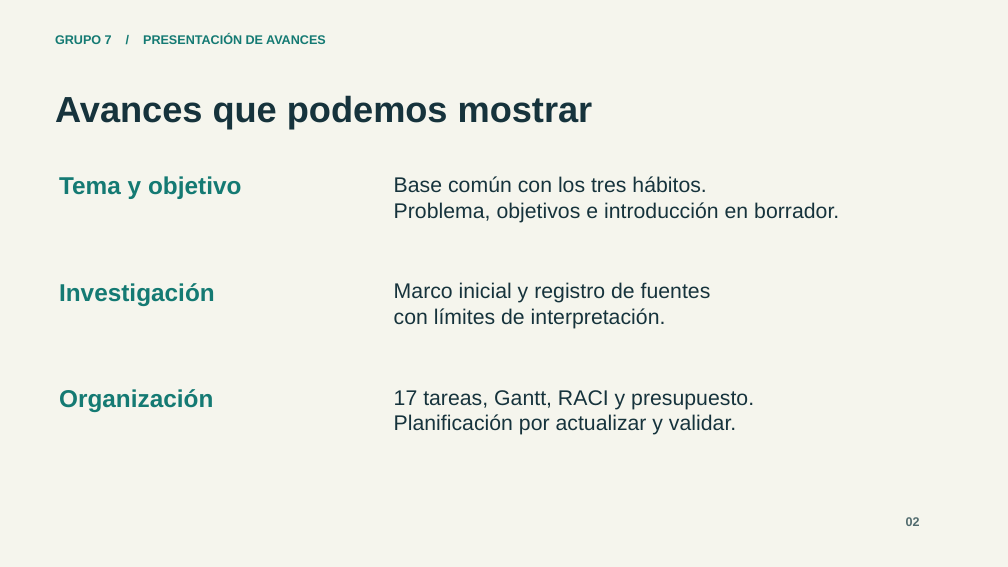
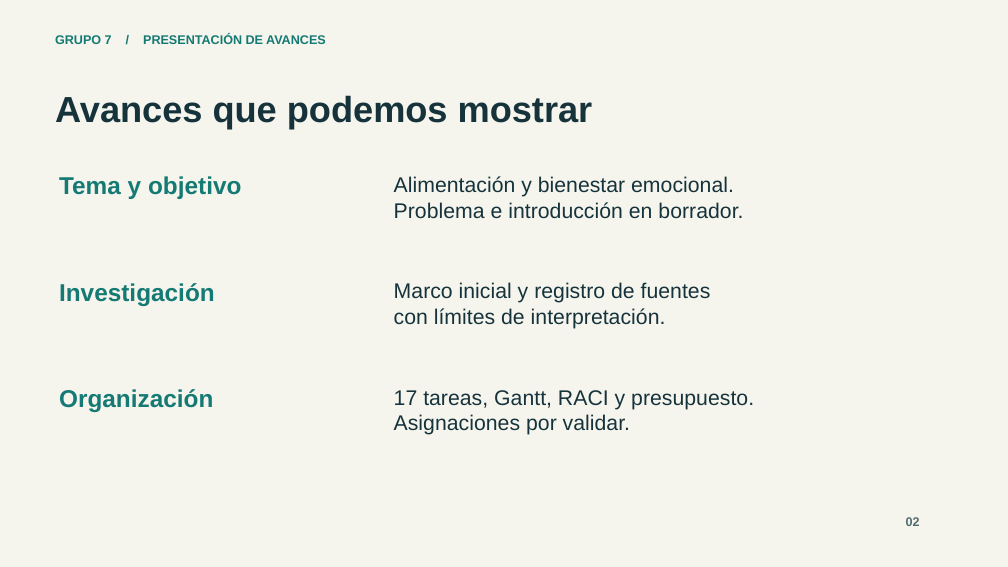
Before and after one commit to jochevipe/liderazgo_7, a slide deck: slide 2 of 06-presentaciones/presentacion/presentacion-avances-grupo-7-mejorada.pptx. Drawn at 1008x567 pixels with LibreOffice and Linux fonts; fonts in the diff are those of the drawing. Boxes give left, top, right and bottom in pixels: in the first picture for what was removed or moved away, otherwise in the second. Text is boxed around its words. In the diff, an @@ line names an element or a change of style, - is before the commit and + after.

Commit message:
docs: unificar enfoque en alimentación y bienestar emocional y respaldar versiones previas

```diff
--- a/06-presentaciones/presentacion/presentacion-avances-grupo-7-mejorada.pptx
+++ b/06-presentaciones/presentacion/presentacion-avances-grupo-7-mejorada.pptx
@@ text at (x1=394, y1=176, x2=743, y2=219): text changed @@
-Base común con los tres hábitos.
-Problema, objetivos e introducción en borrador.
+Alimentación y bienestar emocional.
+Problema e introducción en borrador.
@@ text at (x1=394, y1=414, x2=630, y2=435): text changed @@
-Planificación por actualizar y validar.
+Asignaciones por validar.
```
Also in this commit, not shown: 3 other slides changed, 1 slide added, 1 slide removed, 45 other files.
